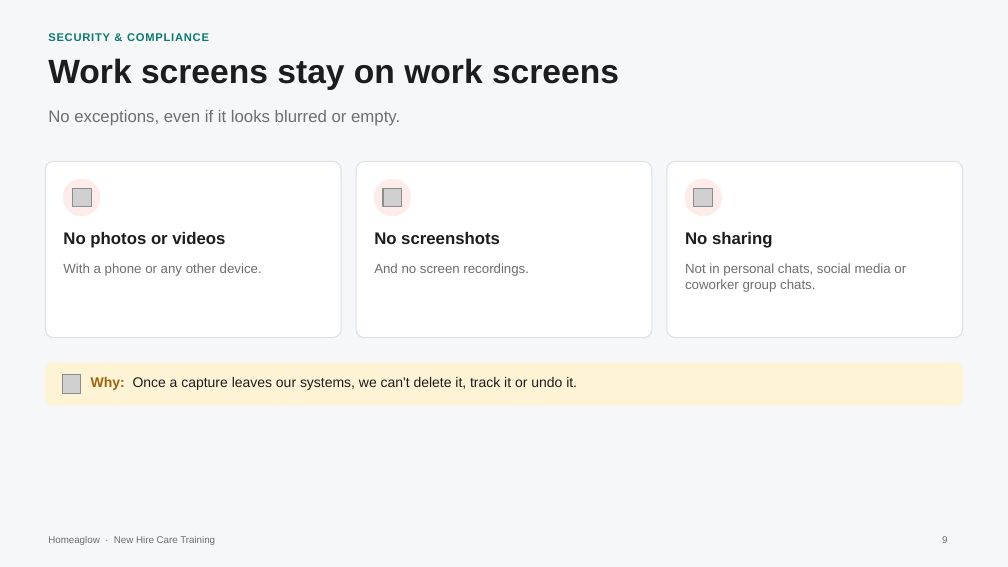
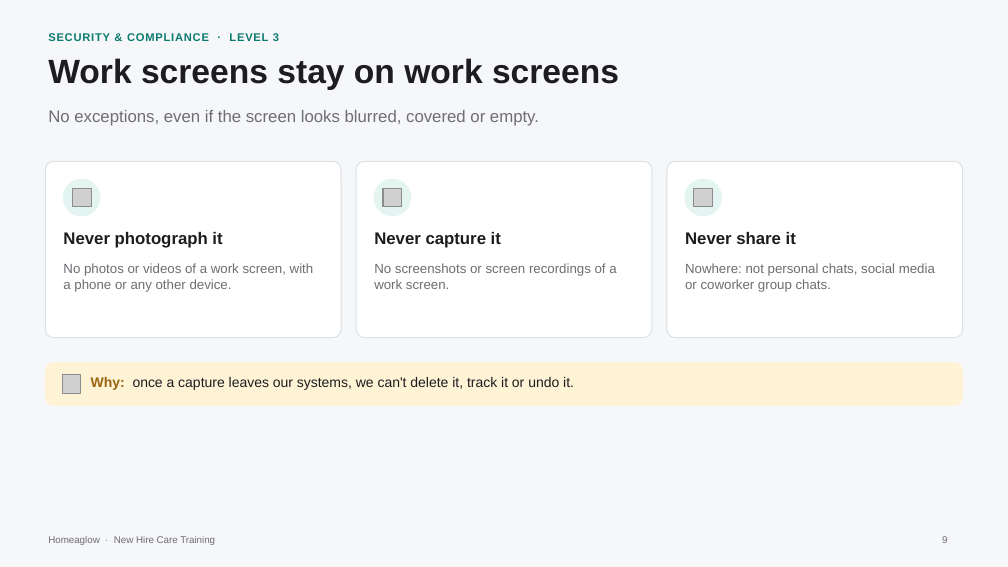
Before and after one commit to anjulimichelle/training, a slide deck: slide 9 of customer-foundations/customer-foundations-c-crm.pptx. Drawn at 1008x567 pixels with LibreOffice and Linux fonts; fonts in the diff are those of the drawing; grey boxes stand for pictures. Boxes give left, top, right and bottom in pixels: in the first picture for what was removed or moved away, otherwise in the second. Text is boxed around its words. In the diff, an @@ line names an element or a change of style, - is before the commit and + after.

```diff
--- a/customer-foundations/customer-foundations-c-crm.pptx
+++ b/customer-foundations/customer-foundations-c-crm.pptx
@@ text at box(48, 32, 279, 43): text changed @@
-SECURITY & COMPLIANCE
+SECURITY & COMPLIANCE · LEVEL 3
@@ text at box(48, 110, 539, 126): text changed @@
-No exceptions, even if it looks blurred or empty.
+No exceptions, even if the screen looks blurred, covered or empty.
@@ fill #FDECEA to #E3F4F1; outline #FDECEA 1 pt to #E3F4F1 1 pt in 3 elements at box(64, 179, 100, 216), box(374, 179, 410, 216), box(685, 179, 722, 216) @@
@@ text at box(63, 232, 222, 248): text changed @@
-No photos or videos
+Never photograph it
@@ text at box(374, 232, 501, 248): text changed @@
-No screenshots
+Never capture it
@@ text at box(685, 232, 796, 244): text changed @@
-No sharing
+Never share it
@@ text at box(63, 263, 314, 292): text changed @@
-With a phone or any other device.
+No photos or videos of a work screen, with a phone or any other device.
@@ text at box(374, 263, 616, 289): text changed @@
-And no screen recordings.
+No screenshots or screen recordings of a work screen.
@@ text at box(685, 263, 935, 292): text changed @@
-Not in personal chats, social media or coworker group chats.
+Nowhere: not personal chats, social media or coworker group chats.
@@ text at box(91, 377, 574, 390): text changed @@
-Why: Once a capture leaves our systems, we can't delete it, track it or undo it.
+Why: once a capture leaves our systems, we can't delete it, track it or undo it.
```
Also in this commit, not shown: 23 other slides changed, 3 slides added, 2 slides removed, 12 other files.
